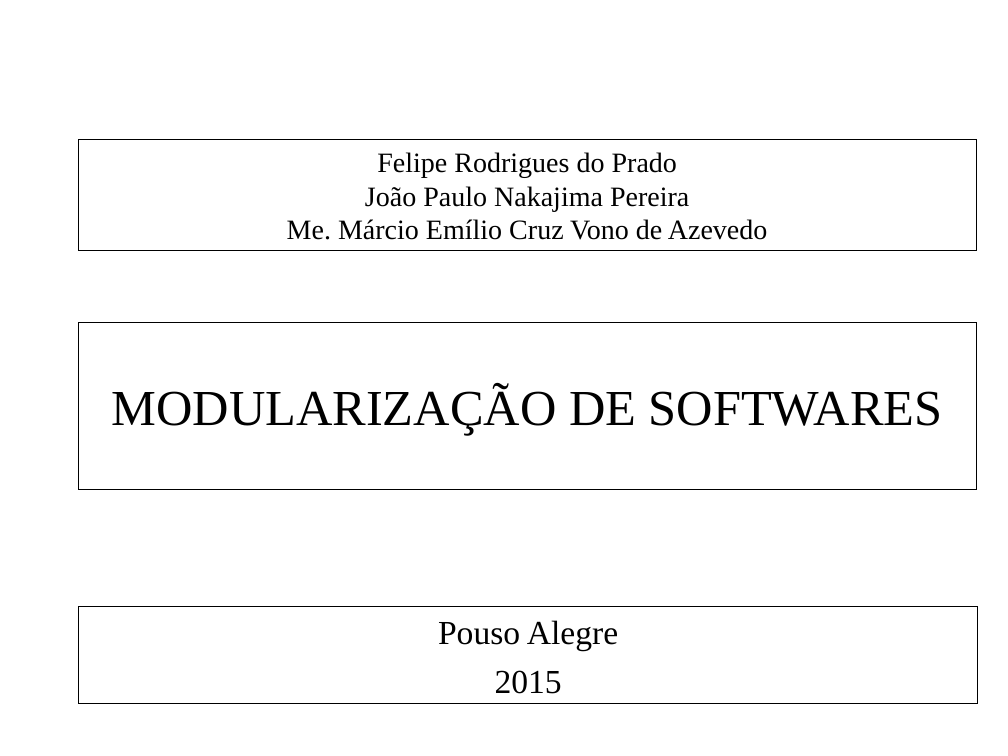
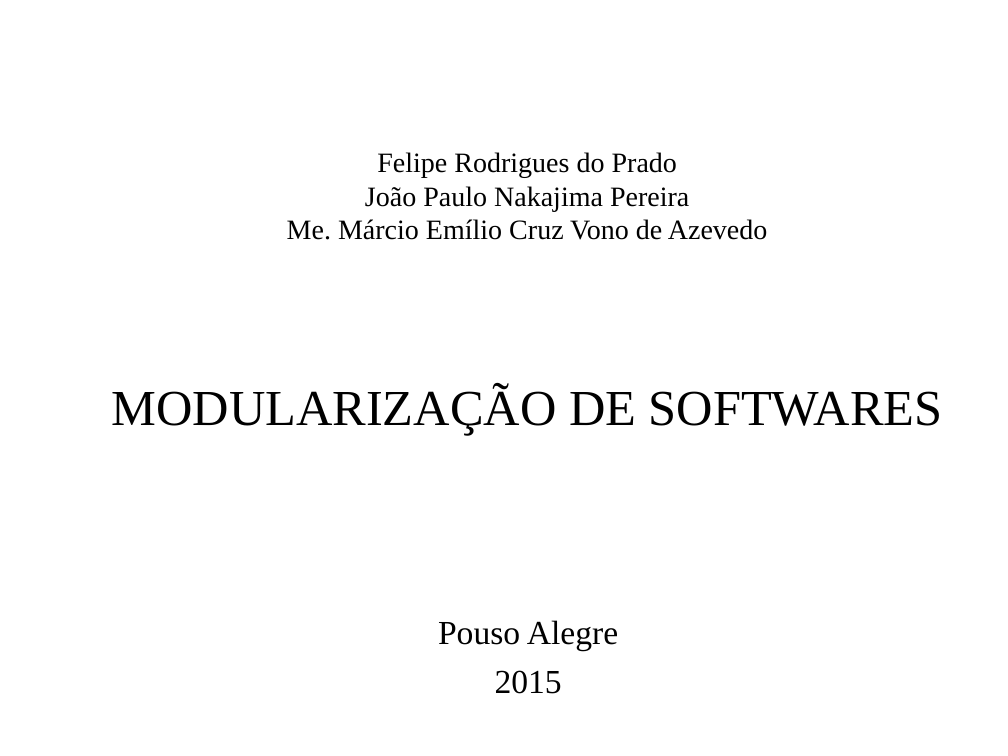
Before and after one commit to feliperodriguesprado/tcc_repository, a slide deck: slide 1 of documents/life_cycle/qualificacao/qualificacao_slides.odp. Drawn at 1008x756 pixels with LibreOffice and Linux fonts; fonts in the diff are those of the drawing; background and template pictures are left out. Boxes give left, top, right and bottom in pixels: in the first picture for what was removed or moved away, otherwise in the second. Text is boxed around its words. In the diff, an @@ line names an element or a change of style, - is before the commit and + after.

```diff
--- a/documents/life_cycle/qualificacao/qualificacao_slides.odp
+++ b/documents/life_cycle/qualificacao/qualificacao_slides.odp
@@ freeform shape removed at [79, 140, 977, 251] @@
-Felipe Rodrigues do Prado
-João Paulo Nakajima Pereira
-Me. Márcio Emílio Cruz Vono de Azevedo
@@ free added at [79, 140, 977, 251], 20 pt, text #000000 @@
+Felipe Rodrigues do Prado
+João Paulo Nakajima Pereira
+Me. Márcio Emílio Cruz Vono de Azevedo
@@ text "MODULARIZAÇÃO DE SOFTWARES": place and size @@
-text "MODULARIZAÇÃO DE SOFTWARES" at [79, 323, 977, 489]
+text "MODULARIZAÇÃO DE SOFTWARES" at [112, 386, 943, 436]
@@ text "MODULARIZAÇÃO DE SOFTWARES" at [112, 386, 943, 436]: outline #000000 0 pt to none @@
@@ text "Pouso Alegre": place and size @@
-text "Pouso Alegre" at [79, 606, 978, 703]
+text "Pouso Alegre" at [438, 620, 618, 694]
@@ text "Pouso Alegre" at [438, 620, 618, 694]: outline #000000 0 pt to none @@
```
Also in this commit, not shown: 11 other slides changed, 3 slides added, 2 slides removed.
